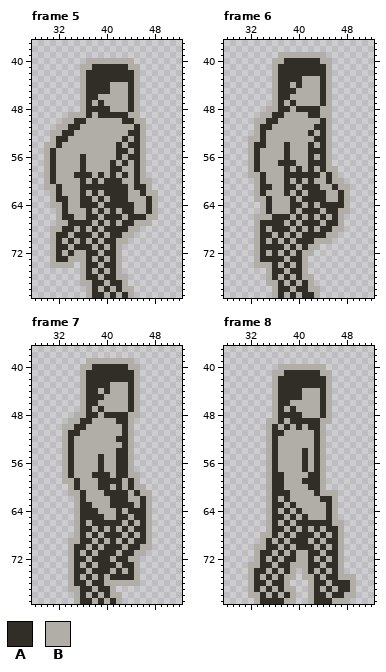
Two versions of one pixel-art file, support/player/Seraphina-walk.aseprite. This is how it looked before the edit.
80x80 pixels, 12 frames. Shown: frame 5: x 28..52, y 37..79; frame 6: x 28..52, y 37..79; frame 7: x 28..52, y 37..79; frame 8: x 28..52, y 37..79. The commit also changed other frames, which this record leaves out.
Palette (. is transparent): A #302e27  B #b0aea7
Pixels before, frame 5, first column x 30:
40 .......BBBBBBBB....
41 ......BBAAAAAABB...
42 ......BAAAAAAAAB...
43 ......BAAAAAAAAB...
44 ......BAAAABBBAB...
45 ......BAAAABBBAB...
46 ......BAABBBBBAB...
47 ......BABABBBBAB...
48 ......BAAAABBBAB...
49 ....BBBABAAAAABB...
50 ...BBAABBBBBBAABB..
51 ..BBAABBBBBBBBBAB..
52 .BBAABBBBBBBBBAAB..
53 .BAABBBBBBBBBABAB..
54 BBABBBBBBBBBABAAB..
55 BABBBBBBBBBBAABAB..
56 BABBBBABBBBBABAAB..
57 BABBBBABBBBABABAB..
58 BABBBBABBBBAABBAB..
59 BABBBAAABABABABAB..
60 BABBBBABABAAABBABB.
61 BBABBBAAAAAAAABAAB.
62 .BABBBABABAAAABBABB
63 .BAABBAABABAAABBBAB
64 .BBABBAAABAAAAABBAB
65 ..BABBBABABABAABBAB
66 ..BAABBAABAAABAAABB
67 ..BBAAAABABABAABBB.
68 .BBAABABABAAAABB...
69 .BAABAAABABAABB....
70 .BABABABABAABB.....
71 .BAABAAABABAB......
72 .BABABBAABAAB......
73 .BAABBBABABAB......
74 .BBBB.BAABAAB......
75 ......BABABAB......
76 ......BAABAABB.....
77 ......BBAABAAB.....
78 .......BABABABB....
79 .......BAABABAB....
Pixels before, frame 6, first column x 32:
39 .....BBBBBBBB....
40 ....BBAAAAAABB...
41 ....BAAAAAAAAB...
42 ....BAAAAAAAAB...
43 ....BAAAABBBAB...
44 ....BAABABBBAB...
45 ....BAAABBBBAB...
46 ....BAABBBBBAB...
47 ....BABABBBBAB...
48 ...BBAABAAAABB...
49 ..BBAABBBBAABB...
50 .BBAABBBBBBBAB...
51 .BAABBBBBBBAAB...
52 .BABBBBBBBABAB...
53 BBABBBBBBBBAAB...
54 BAABBBABBBABAB...
55 BABBBBABBBAAAB...
56 BABBBBABBBABAB...
57 BABBBAAABBAAAB...
58 BABBBBABABABABB..
59 BBABBBAAAAAABAB..
60 .BABBBABABABBABB.
61 .BAABBAABAAABBABB
62 .BABBBABABAAABBAB
63 .BBABBBABAAAABBAB
64 ..BABBBAABABAAAAB
65 ..BABBBABAAABAABB
66 .BBBAAABABABABAB.
67 .BAAAABABAAABAAB.
68 .BABAAABABABAABB.
69 .BAABABABAAAABB..
70 .BABABABAAABBB...
71 .BAAAABABABB.....
72 .BABABABABB......
73 .BAAAABAAB.......
74 .BBBABABAB.......
75 ...BAABAAB.......
76 ...BABABABB......
77 ...BBABABAB......
78 ....BAABAABB.....
79 ....BABABAAB.....
Pixels before, frame 7, first column x 33:
39 ....BBBBBBBB...
40 ...BBAAAAAABB..
41 ...BAAAAAAAAB..
42 ...BAAAAAAAAB..
43 ...BAAAABBBAB..
44 ...BAABABBBAB..
45 ...BAAABBBBAB..
46 ...BAABBBBBAB..
47 ...BABABBBBAB..
48 ..BBAABAAAABB..
49 .BBAABBBBAAB...
50 BBAABBBBBBAB...
51 BAABBBBBBBAB...
52 BABBBBBBBAAB...
53 BABBBBBBBBAB...
54 BABBBBBBBAAB...
55 BABBBBABBAAB...
56 BABBBBABBAAB...
57 BABBBBABBAAB...
58 BABBBAAABAABB..
59 BBABBBAAAABAB..
60 .BABBBAABABABB.
61 .BBABBBAAAABABB
62 ..BABBBBAAABBAB
63 ..BAABBBAAAABAB
64 ..BAAABBBABAAAB
65 ..BAAAABBAABAAB
66 ..BABAAAAABABAB
67 ..BAABABABABAAB
68 ..BABABAAABABAB
69 .BBAABABABABAAB
70 .BAABABAAABAABB
71 .BABABAAABAABB.
72 .BAABAAABAABB..
73 .BABABAAABAAB..
74 .BAABAAABABAB..
75 .BABABABAAAAB..
76 .BAABAABBBBBB..
77 .BBAABAAB......
78 ..BABABABB.....
79 ..BAABABAB.....
Pixels before, frame 8, first column x 32:
40 .....BBBBBBBB.....
41 ....BBAAAAAABB....
42 ....BAAAAAAAAB....
43 ....BAAAAAAAAB....
44 ....BAAAABBBAB....
45 ....BAAAABBBAB....
46 ....BAABBBBBAB....
47 ....BABABBBBAB....
48 ....BAAAABBBAB....
49 ...BBABAAAAABB....
50 ...BABABABAAB.....
51 ...BAABBBBBAB.....
52 ...BABBBBBBAB.....
53 ...BABBBBBBAB.....
54 ...BABBBBABAB.....
55 ...BABBBBABAB.....
56 ...BABBBBABAB.....
57 ...BABBBBABAB.....
58 ...BAABBBBAAB.....
59 ...BAABBBAAAB.....
60 ...BAABBBBAAB.....
61 ...BAAABBBBABBB...
62 ...BABABBBBBAAB...
63 ...BAABABBBBBAB...
64 ...BABABABBBBAB...
65 ...BAABABABBBAB...
66 ...BABABAAAAAABB..
67 ...BAABABABABAAB..
68 ..BBABABAAABABAB..
69 ..BABABAAABABAAB..
70 .BBAABABAAABABAB..
71 .BAABABABBAABAAB..
72 .BABABAABBABABAB..
73 BBAABAABBBAABAAB..
74 BAABABAB.BABABAB..
75 BABABABB.BBABAABBB
76 BAABAAB...BAABAAAB
77 BABABABB..BABABAAB
78 BBABABAB..BAABAABB
79 .BAAAABB..BAAABBB.
After the commit:
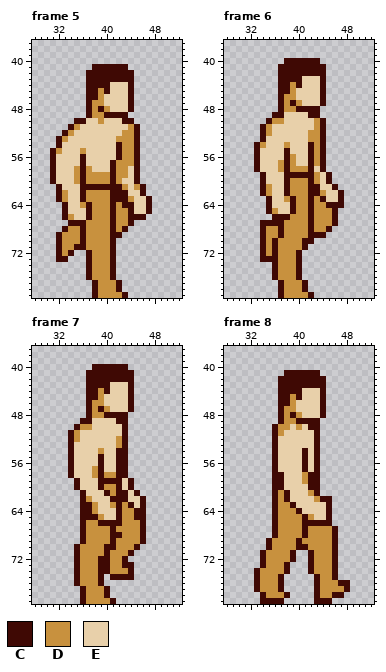
Colours new in this view: C #3f0904  D #c8913e  E #e8d0aa
Difference:
layer "Colour" now shown
layer "B&W" now hidden
Changed rows in their new state; - is an unchanged pixel.
Frame 5:
first column x 30:
40 -------........----
41 ------..CCCCCC..---
42 ------.CCCCCCCC.---
43 ------.CCCCCCCC.---
44 ------.CCCCEEEC.---
45 ------.CCDCEEEC.---
46 ------.CCDEEEEC.---
47 ------.CDDEEEEC.---
48 ------.CDCDEEEC.---
49 ----...CDDCCCC..---
50 ---..CCEEDEEECC..--
51 --..CDEEEEEEEEDC.--
52 -..CDEEEEEEEEDDC.--
53 -.CDEEEEEEEEDDDC.--
54 ..CEEEEEEEEECDDC.--
55 .CDEEEDEEEEECDDC.--
56 .CEEEECEEEEECDDC.--
57 .CEEEECEEEECDDDC.--
58 .CEEEDCDEEECDDEC.--
59 .CEEEDCDDDDCDDEC.--
60 .CEEEDCDDDDCDEEC..-
61 ..CEEECCCCCCCDEDC.-
62 -.CDEECDDDDCCCEEC..
63 -.CDEECDDDDCCCDEEC.
64 -..CEEDCDDDCDCCEEC.
65 --.CEEECDDDCDDCEEC.
66 --.CDEECDDDCDDCCC..
67 --..CCCDDDDCDDC...-
68 -..CDDCDDDDCDC..---
69 -.CDDDCDDDDCC..----
70 -.CDDDCDDDDC..-----
71 -.CDDCCDDDDC.------
72 -.CDC..CDDDC.------
73 -.CC...CDDDC.------
74 -....-.CDDDC.------
75 ------.CDDDC.------
76 ------.CDDDC..-----
77 ------..CDDDC.-----
78 -------.CDDDC..----
79 -------.CDDDDC.----
Frame 6:
first column x 32:
39 -----........----
40 ----..CCCCCC..---
41 ----.CCCCCCCC.---
42 ----.CCCCCCCC.---
43 ----.CCCCEEEC.---
44 ----.CCDCEEEC.---
45 ----.CCDEEEEC.---
46 ----.CDDEEEEC.---
47 ----.CDCDEEEC.---
48 ---..CDDCCCC..---
49 --..CCEEEECC..---
50 -..CDDEEEEEDC.---
51 -.CDEEEEEEEDC.---
52 -.CDEEEEEEDDC.---
53 ..CEEEEEEEDDC.---
54 .CDEEEDEEECDC.---
55 .CEEEECEEECDC.---
56 .CEEEECDEECDC.---
57 .CEEEDCDEECDC.---
58 .CEEEDCDDDCEC..--
59 ..CEEECCCCCDEC.--
60 -.CEEECDDDCDEC..-
61 -.CDEECDDDCCEEC..
62 -.CDEECDDDCCDEEC.
63 -..CEEDCDDCDCEEC.
64 --.CEEECDDCDDCCC.
65 --.CDEECDDCDDDC..
66 -...CCCDDDCDDDC.-
67 -.CCCCDDDDCDDDC.-
68 -.CDDCDDDDCDDC..-
69 -.CDDCDDDDCCC..--
70 -.CDCDDDDCC...---
71 -.CDCDDDDC..-----
72 -.CDCDDDC..------
73 -.CCCDDDC.-------
74 -...CDDDC.-------
75 ---.CDDDC.-------
76 ---.CDDDC..------
77 ---..CDDDC.------
78 ----.CDDDC..-----
79 ----.CDDDDC.-----
Frame 7:
first column x 33:
39 ----........---
40 ---..CCCCCC..--
41 ---.CCCCCCCC.--
42 ---.CCCCCCCC.--
43 ---.CCCCEEEC.--
44 ---.CCDCEEEC.--
45 ---.CCDEEEEC.--
46 ---.CDDEEEEC.--
47 ---.CDCDEEEC.--
48 --..CDDCCCC..--
49 -..CCEEEECC.---
50 ..CDDEEEEEC.---
51 .CDEEEEEEEC.---
52 .CDEEEEEEDC.---
53 .CEEEEEEEDC.---
54 .CEEEEDEECC.---
55 .CEEEECEECC.---
56 .CEEEECEECC.---
57 .CEEEDCEECC.---
58 .CEEEDCDDCC..--
59 ..CEEECCCCEC.--
60 -.CEEECDDCEC..-
61 -..CEEECDCCEC..
62 --.CDEEECCCEEC.
63 --.CCDEEDCDCEC.
64 --.CCDEEECDDCC.
65 --.CCCDEECDDCC.
66 --.CDDCCCCDDDC.
67 --.CDDDDCDDDDC.
68 --.CDDDDCCDDDC.
69 -..CDDDDCDDDDC.
70 -.CDDDDCCDDDC..
71 -.CDDDDCDDDC..-
72 -.CDDDCCDDC..--
73 -.CDDDCCDDCC.--
74 -.CDDDCCDDDC.--
75 -.CDDDC.CCCC.--
76 -.CDDDC......--
77 -..CDDDC.------
78 --.CDDDC..-----
79 --.CDDDDC.-----
Frame 8:
first column x 32:
40 -----........-----
41 ----..CCCCCC..----
42 ----.CCCCCCCC.----
43 ----.CCCCCCCC.----
44 ----.CCCCEEEC.----
45 ----.CCDCEEEC.----
46 ----.CCDEEEEC.----
47 ----.CDDEEEEC.----
48 ----.CDCDEEEC.----
49 ---..CDDCCCC..----
50 ---.CDDEDECC.-----
51 ---.CDEEEEEC.-----
52 ---.CEEEEEEC.-----
53 ---.CEEEEEEC.-----
54 ---.CEEEECEC.-----
55 ---.CEEEECEC.-----
56 ---.CEEEECEC.-----
57 ---.CEEEECEC.-----
58 ---.CCEEEDCC.-----
59 ---.CCEEEDCC.-----
60 ---.CCEEEECC.-----
61 ---.CDCEEEDC...---
62 ---.CDCEEEEDCC.---
63 ---.CDDCEEEEEC.---
64 ---.CDDDCEEEEC.---
65 ---.CDDDDCDEEC.---
66 ---.CDDDDCCCCC..--
67 ---.CDDDDCDDDDC.--
68 --..CDDDDCDDDDC.--
69 --.CDDDDCDDDDDC.--
70 -..CDDDDCCDDDDC.--
71 -.CDDDDC..CDDDC.--
72 -.CDDDDC..CDDDC.--
73 ..CDDDC...CDDDC.--
74 .CDDDDC.-.CDDDC.--
75 .CDDDC..-..CDDC...
76 .CDDDC.---.CDDDCC.
77 .CDDDC..--.CDDDDC.
78 ..CDDDC.--.CDDCC..
79 -.CCCC..--.CCC...-
Pixel boxes of the changes (left, top, right, bottom) in both pictures:
changed: (44, 58, 158, 298)
changed: (248, 52, 350, 298)
changed: (62, 358, 152, 604)
changed: (248, 364, 356, 604)
